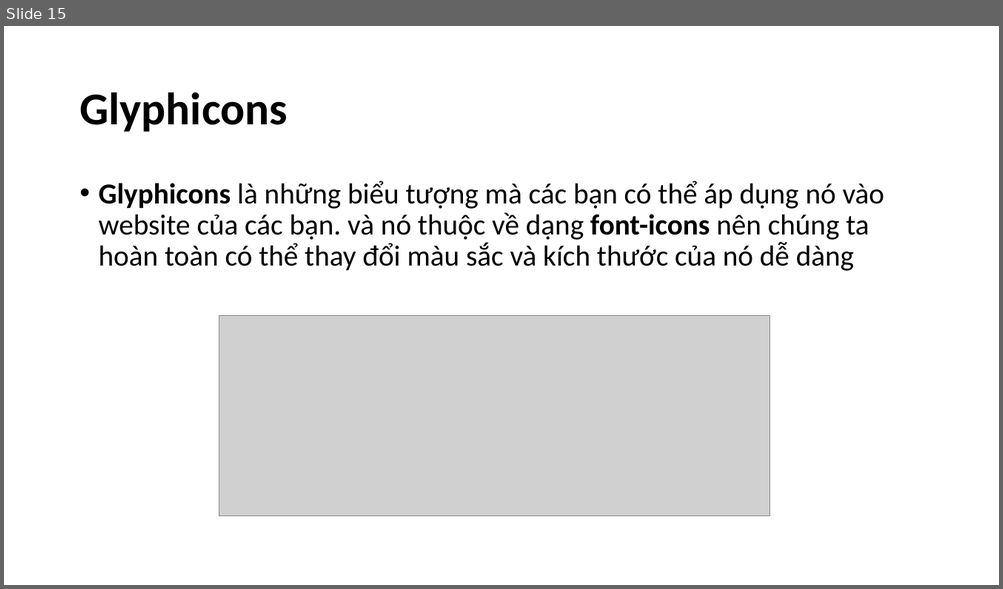
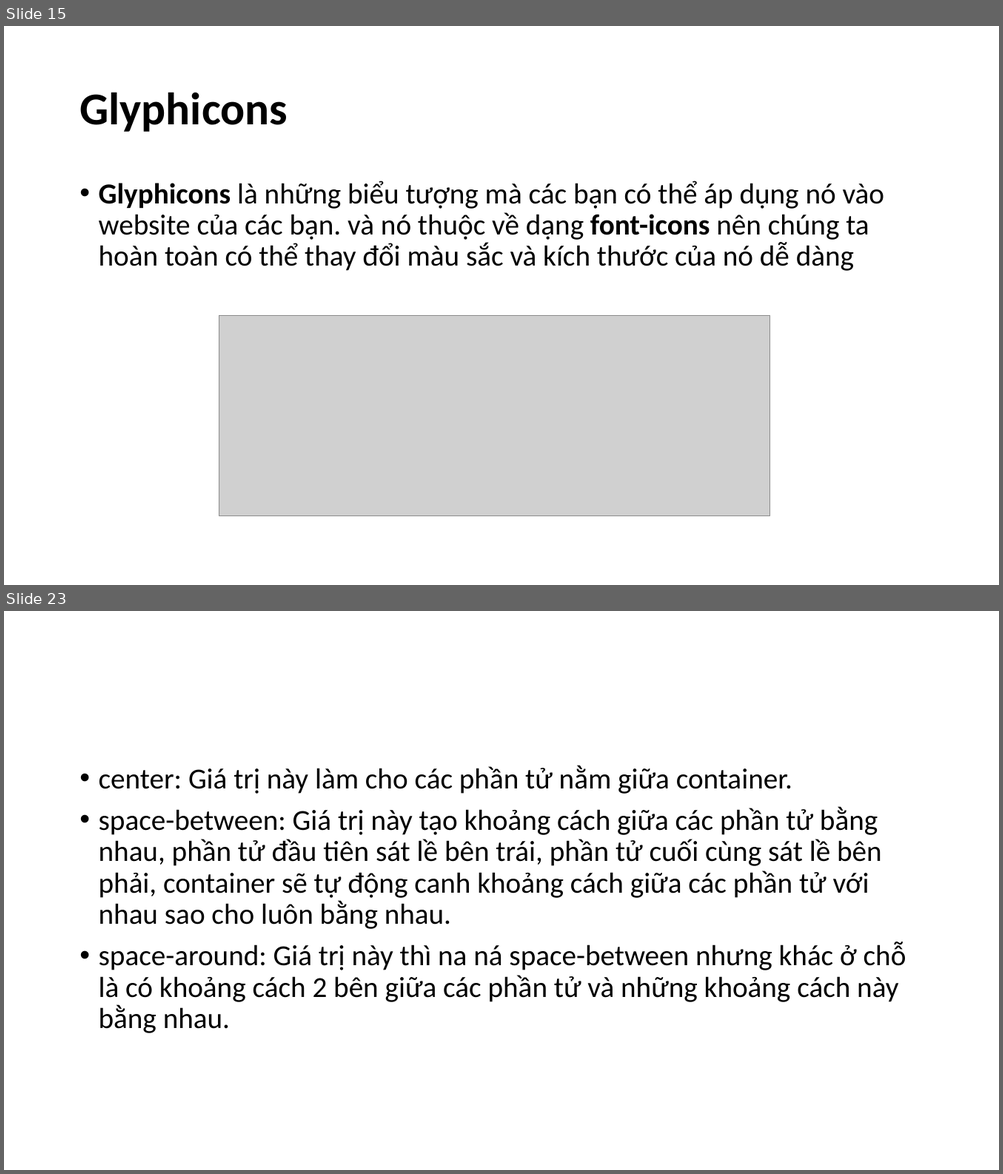
Before and after one commit to hoanghiep8921/ljava1909, a slide deck: slide/Bootstrap.pptx. Shown one above the other, each under a label of ours: slide 15 before the commit, slides 15 and 23 after it; the slides between them are not shown. The pictures are 1003x589 and 1003x1174 pixels, drawn with LibreOffice and Linux fonts; fonts in the diff are those of the drawing; grey boxes stand for pictures. Boxes give left, top, right and bottom in pixels: in the first picture for what was removed or moved away, otherwise in the second. Text is boxed around its words. In the diff, an @@ line names an element or a change of style, - is before the commit and + after.

```diff
--- a/slide/Bootstrap.pptx
+++ b/slide/Bootstrap.pptx
@@ slide 23 added at <box>4,611,999,1170</box>, background #FFFFFF @@
@@ text added at <box>99,765,906,1034</box>, 28 pt, text #000000 @@
+• center: Giá trị này làm cho các phần tử nằm giữa container.
+• space-between: Giá trị này tạo khoảng cách giữa các phần tử bằng nhau, phần tử đầu tiên sát lề bên trái, phần tử cuối cùng sát lề bên phải, container sẽ tự động canh khoảng cách giữa các phần tử với nhau sao cho luôn bằng nhau.
+• space-around: Giá trị này thì na ná space-between nhưng khác ở chỗ là có khoảng cách 2 bên giữa các phần tử và những khoảng cách này bằng nhau.
```
Also in this commit, not shown: 11 other slides added, 1 slide removed, 13 other files.
